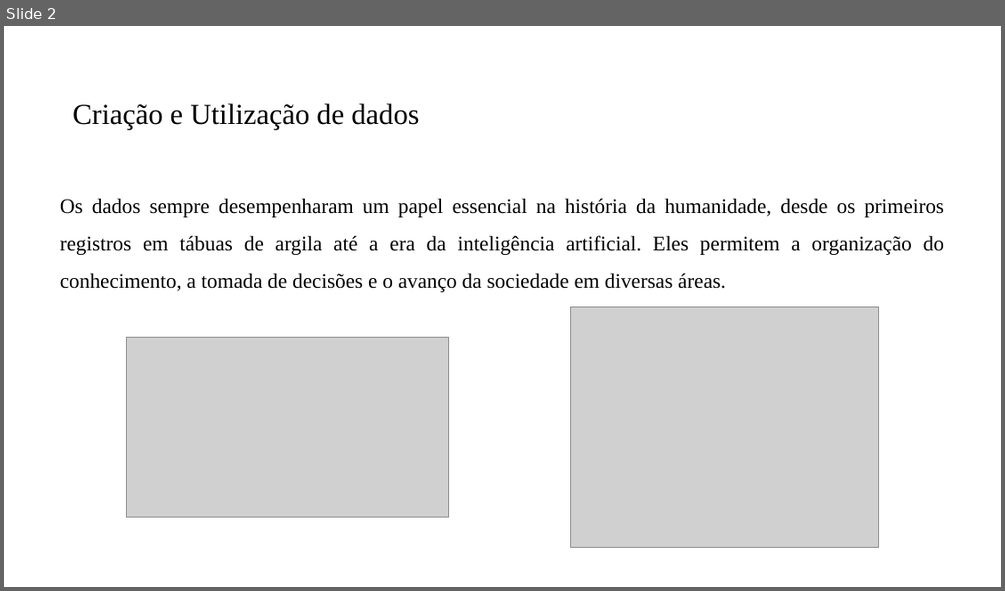
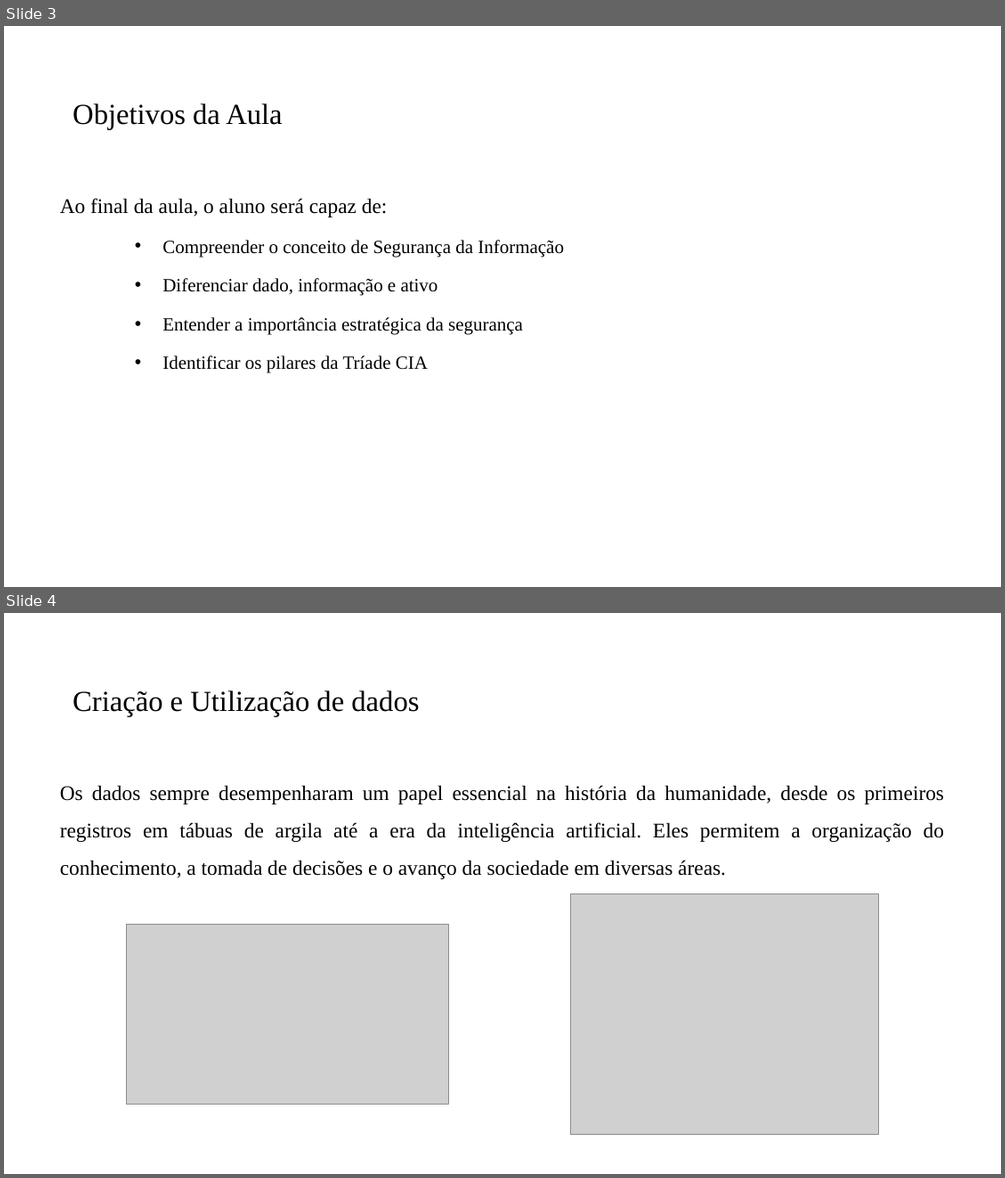
Before and after one commit to PedroMiho/UMC, a slide deck: Projeto de Software e Segurança da Informação - 2025/Segurança da Informação/Aula 01 - Pilares da Segurança da Informação/Pilares.pptx. Shown one above the other, each under a label of ours: slide 2 before the commit, slides 3 and 4 after it. The pictures are 1005x591 and 1005x1178 pixels, drawn with LibreOffice and Linux fonts; fonts in the diff are those of the drawing; grey boxes stand for pictures; background and template pictures are left out. Boxes give left, top, right and bottom in pixels: in the first picture for what was removed or moved away, otherwise in the second. Text is boxed around its words. In the diff, an @@ line names an element or a change of style, - is before the commit and + after.

```diff
--- a/Projeto de Software e Segurança da Informação - 2025/Segurança da Informação/Aula 01 - Pilares da Segurança da Informação/Pilares.pptx
+++ b/Projeto de Software e Segurança da Informação - 2025/Segurança da Informação/Aula 01 - Pilares da Segurança da Informação/Pilares.pptx
@@ slide 3 added at <box>4,26,1001,587</box>, background #FFFFFF @@
@@ title added at <box>73,103,282,130</box>, 28 pt, text #000000 @@
+Objetivos da Aula
@@ text added at <box>60,198,564,373</box>, 18 pt, text #000000 @@
+Ao final da aula, o aluno será capaz de:
+  • Compreender o conceito de Segurança da Informação
+  • Diferenciar dado, informação e ativo
+  • Entender a importância estratégica da segurança
+  • Identificar os pilares da Tríade CIA
@@ what was slide 2 is now slide 4 @@
```
Also in this commit, not shown: 3 slides changed, 1 other slide added.
